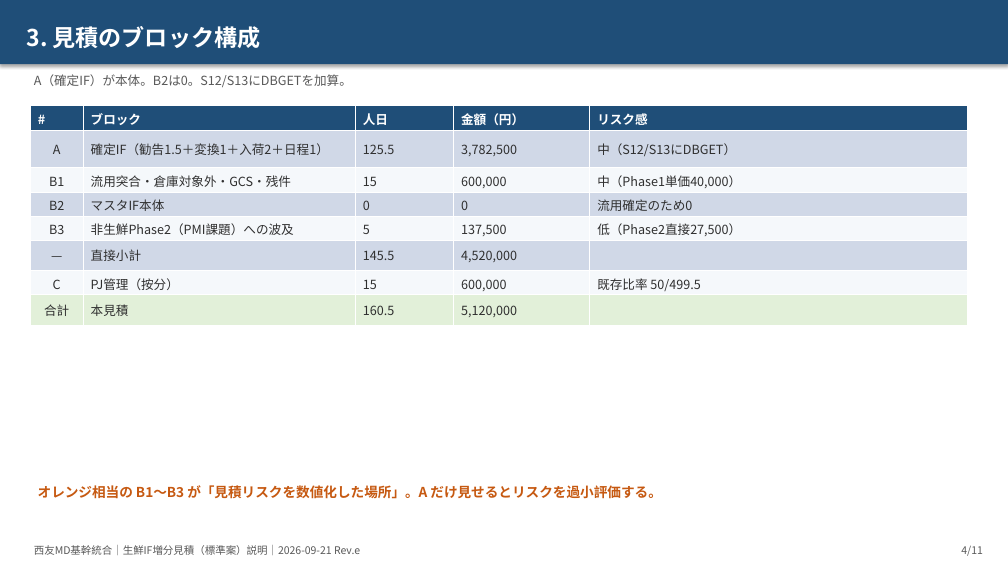
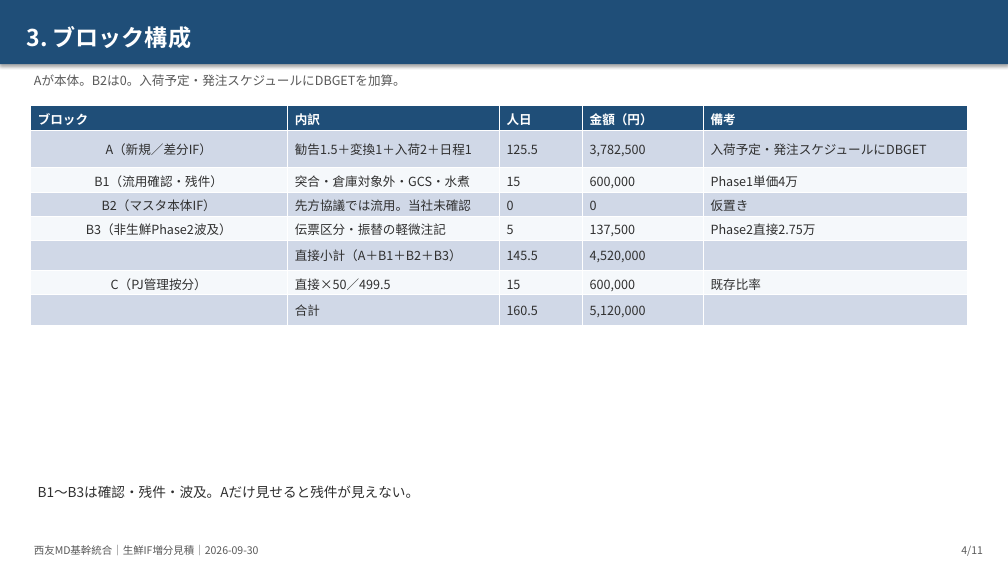
Before and after one commit to ZangPengshi-TREC/Zang_TreC, a slide deck: slide 4 of PMI/Sinops/phase2-detail-design/sources/20260921-生鮮IF増分見積/【説明】生鮮IF増分_標準案見積_リスク着眼_20260921.pptx. Drawn at 1008x567 pixels with LibreOffice and Linux fonts; fonts in the diff are those of the drawing. Boxes give left, top, right and bottom in pixels: in the first picture for what was removed or moved away, otherwise in the second. Text is boxed around its words. In the diff, an @@ line names an element or a change of style, - is before the commit and + after.

```diff
--- a/PMI/Sinops/phase2-detail-design/sources/20260921-生鮮IF増分見積/【説明】生鮮IF増分_標準案見積_リスク着眼_20260921.pptx
+++ b/PMI/Sinops/phase2-detail-design/sources/20260921-生鮮IF増分見積/【説明】生鮮IF増分_標準案見積_リスク着眼_20260921.pptx
@@ text in rectangle at <box>26,26,191,48</box>: text changed @@
-3. 見積のブロック構成
+3. ブロック構成
@@ text at <box>34,74,406,86</box>: text changed @@
-A（確定IF）が本体。B2は0。S12/S13にDBGETを加算。
+Aが本体。B2は0。入荷予定・発注スケジュールにDBGETを加算。
@@ table at <box>30,106,968,321</box> @@
-row 1: # | ブロック | 人日 | 金額（円） | リスク感
+row 1: ブロック | 内訳 | 人日 | 金額（円） | 備考
-row 2: A | 確定IF（勧告1.5＋変換1＋入荷2＋日程1） | 125.5 | 3,782,500 | 中（S12/S13にDBGET）
+row 2: A（新規／差分IF） | 勧告1.5＋変換1＋入荷2＋日程1 | 125.5 | 3,782,500 | 入荷予定・発注スケジュールにDBGET
-row 3: B1 | 流用突合・倉庫対象外・GCS・残件 | 15 | 600,000 | 中（Phase1単価40,000）
+row 3: B1（流用確認・残件） | 突合・倉庫対象外・GCS・水煮 | 15 | 600,000 | Phase1単価4万
-row 4: B2 | マスタIF本体 | 0 | 0 | 流用確定のため0
+row 4: B2（マスタ本体IF） | 先方協議では流用。当社未確認 | 0 | 0 | 仮置き
-row 5: B3 | 非生鮮Phase2（PMI課題）への波及 | 5 | 137,500 | 低（Phase2直接27,500）
+row 5: B3（非生鮮Phase2波及） | 伝票区分・振替の軽微注記 | 5 | 137,500 | Phase2直接2.75万
-row 6, column 1: —
+row 6, column 1: 
-row 6, column 2: 直接小計
+row 6, column 2: 直接小計（A＋B1＋B2＋B3）
-row 7: C | PJ管理（按分） | 15 | 600,000 | 既存比率 50/499.5
+row 7: C（PJ管理按分） | 直接×50／499.5 | 15 | 600,000 | 既存比率
-row 8, column 1: 合計
+row 8, column 1: 
-row 8, column 2: 本見積
+row 8, column 2: 合計
@@ fill #E2F0D9 to #D0D8E8 in row 8 @@
@@ text at <box>38,485,420,498</box>: text changed; text colour #C65911 to #2F2F2F; bold off @@
-オレンジ相当の B1〜B3 が「見積リスクを数値化した場所」。A だけ見せるとリスクを過小評価する。
+B1〜B3は確認・残件・波及。Aだけ見せると残件が見えない。
@@ text at <box>34,545,259,555</box>: text changed @@
-西友MD基幹統合｜生鮮IF増分見積（標準案）説明｜2026-09-21 Rev.e
+西友MD基幹統合｜生鮮IF増分見積｜2026-09-30
```
Also in this commit, not shown: 10 other slides changed, 17 other files.
